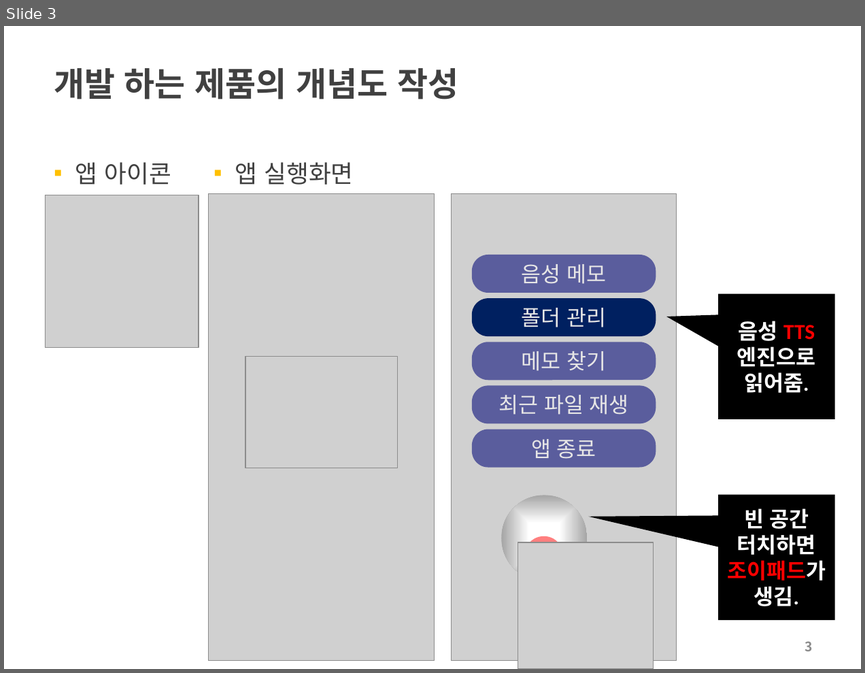
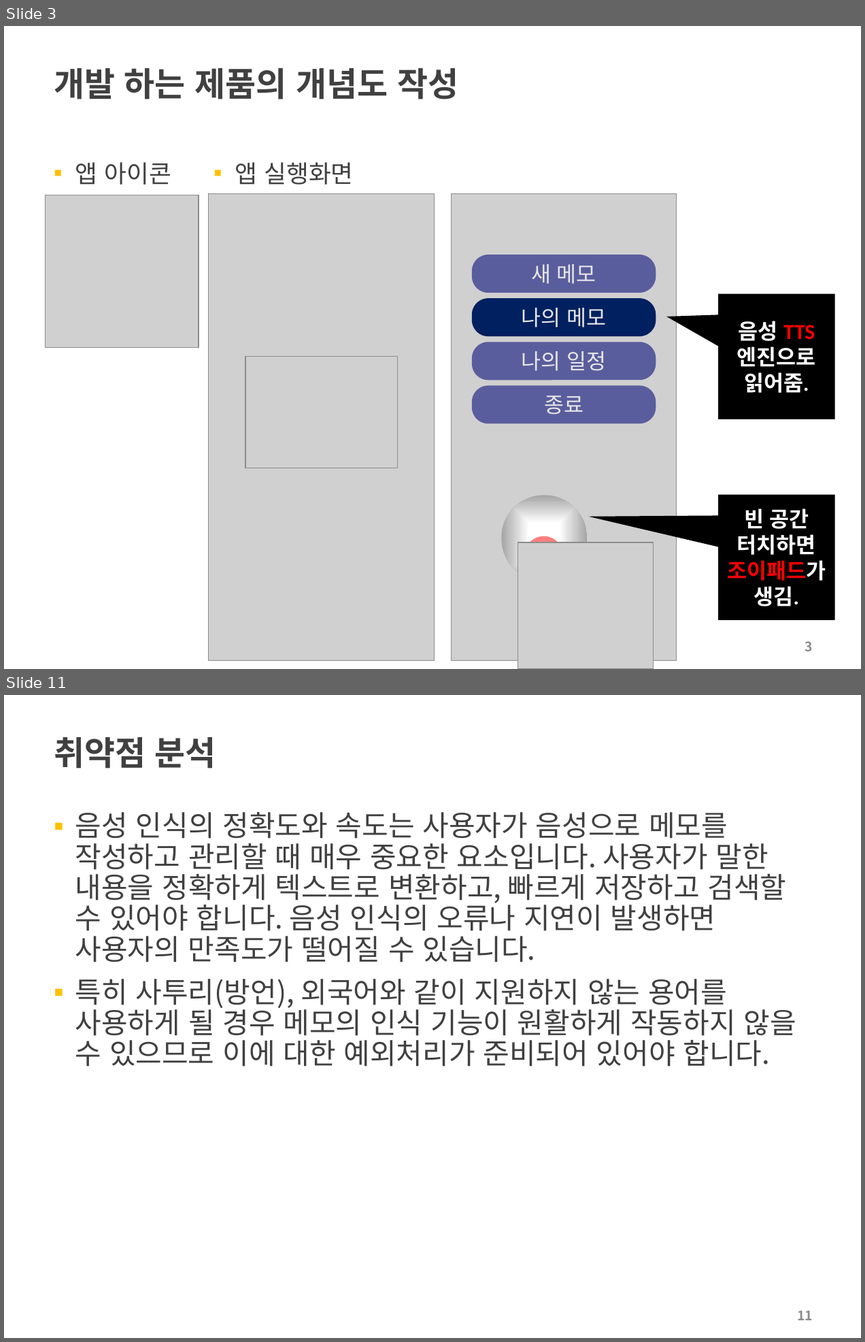
Before and after one commit to choisinho/capstone1, a slide deck: 2022-2-PreCapstoneDesign-최종보고서.pptx. Shown one above the other, each under a label of ours: slide 3 before the commit, slides 3 and 11 after it; the slides between them are not shown. The pictures are 865x673 and 865x1342 pixels, drawn with LibreOffice and Linux fonts; fonts in the diff are those of the drawing; grey boxes stand for pictures; background and template pictures are left out. Boxes give left, top, right and bottom in pixels: in the first picture for what was removed or moved away, otherwise in the second. Text is boxed around its words. In the diff, an @@ line names an element or a change of style, - is before the commit and + after.

```diff
--- a/2022-2-PreCapstoneDesign-최종보고서.pptx
+++ b/2022-2-PreCapstoneDesign-최종보고서.pptx
@@ slide 11 added at <box>4,695,861,1338</box>, background #FFFFFF @@
@@ title added at <box>54,737,216,768</box>, 28 pt, text #404040, bold @@
+취약점 분석
@@ text added at <box>75,812,796,1066</box>, 24 pt, text #404040 @@
+▪ 음성 인식의 정확도와 속도는 사용자가 음성으로 메모를 작성하고 관리할 때 매우 중요한 요소입니다. 사용자가 말한 내용을 정확하게 텍스트로 변환하고, 빠르게 저장하고 검색할 수 있어야 합니다. 음성 인식의 오류나 지연이 발생하면 사용자의 만족도가 떨어질 수 있습니다.
+▪ 특히 사투리(방언), 외국어와 같이 지원하지 않는 용어를 사용하게 될 경우 메모의 인식 기능이 원활하게 작동하지 않을 수 있으므로 이에 대한 예외처리가 준비되어 있어야 합니다.
@@ page number added at <box>797,1310,813,1320</box>, 11 pt, text #8C8C8C, bold @@
+11
@@ slide 3 changed as well @@
@@ text in rounded rectangle at <box>531,264,596,284</box>: text changed @@
-음성 메모
+새 메모
@@ text in rounded rectangle at <box>521,308,606,327</box>: text changed @@
-폴더 관리
+나의 메모
@@ text in rounded rectangle at <box>521,351,606,371</box>: text changed @@
-메모 찾기
+나의 일정
@@ text in rounded rectangle at <box>544,395,583,414</box>: text changed @@
-최근 파일 재생
+종료
@@ rounded rectangle removed at <box>472,429,656,467</box> @@
-앱 종료
```
Also in this commit, not shown: 2 other slides changed, 9 other slides added, 2 slides removed, 1 other file.
